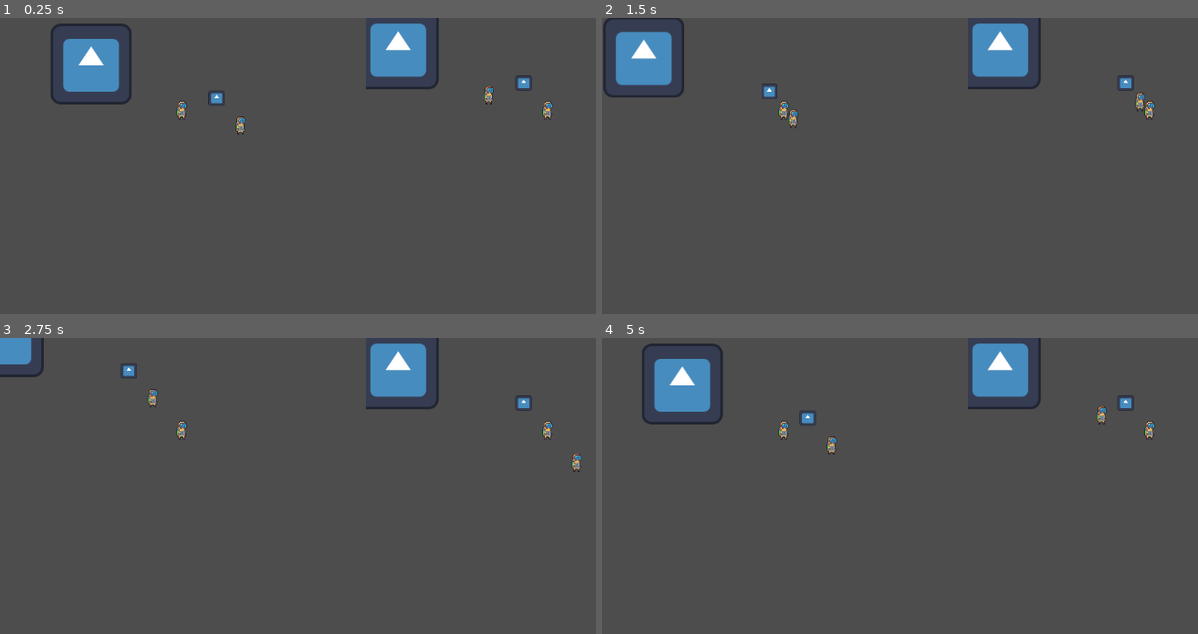
Above: before the commit, frames 1-4 (two rows, left to right).
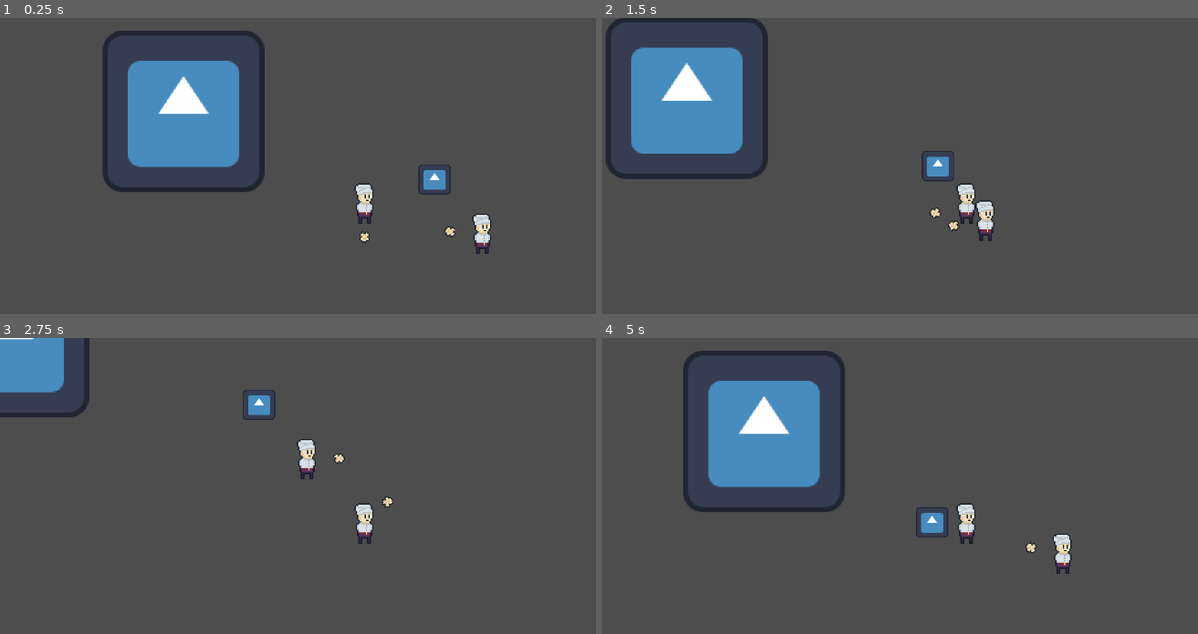
Above: after the commit, the same moments.

Repository: nonamecorn/romancce_macabre
Game: Godot game, scene res://game.tscn
The game is run twice, just before and just after one commit, with the same random seed, the same clock (stepped at 60 frames per second) and the same inputs. This scene is started directly instead of the project's main scene. The engine's default icon, where the game draws it, is replaced by a stand-in: a white triangle on a blue panel in a dark square.
Inputs (mouse positions are in pixels of both pictures, inside the frame that each line leads up to):
- Up to frame 1 (0.25 s): no input
- Up to frame 2 (1.5 s): tap Enter at 0.5 s; move the mouse to (1126, 201) at 0.52 s; hold D (p1_right) 0.53-1.28 s; right-click (1126, 201) at 0.6 s; move the mouse to (822, 242) at 1.27 s; hold S (p1_down) from 1.28 s (still down); click (822, 242) at 1.35 s
- Up to frame 3 (2.75 s): right-click (220, 562) at 1.55 s; move the mouse to (435, 453) at 2.02 s; release S (p1_down) at 2.03 s; hold D (p1_right) from 2.03 s (still down); right-click (435, 453) at 2.1 s
- Up to frame 4 (5 s): move the mouse to (929, 625) at 2.77 s; release D (p1_right) at 2.78 s; hold W (p1_up) 2.78-3.53 s; right-click (929, 625) at 2.85 s; move the mouse to (1186, 604) at 3.52 s; hold A (p1_left) from 3.53 s (still down); click (1186, 604) at 3.6 s; right-click (1186, 604) at 3.8 s; move the mouse to (745, 480) at 4.27 s; right-click (745, 480) at 4.35 s

The runs differ from the first frame. In frame 1, 14% of the frame differs, in the area x 8-93%, y 0-80%; in frame 2, 12%; in frame 3, 5.5%; in frame 4, 14%.

Commit message:
voleyball

Diff:
--- a/game.gd
+++ b/game.gd
@@ -14,6 +14,7 @@
 }
 
 func _ready() -> void:
+	Main.current_level = $GridContainer/SubViewportContainer2/SubViewport/map
 	players[2].viewport.world_2d = players[1].viewport.world_2d
 	for node in players.values():
 		var remote_trans := RemoteTransform2D.new()
--- a/game.tscn
+++ b/game.tscn
@@ -12,45 +12,36 @@
 anchor_bottom = 1.0
 grow_horizontal = 2
 grow_vertical = 2
-columns = 2
 
 [node name="SubViewportContainer2" type="SubViewportContainer" parent="GridContainer"]
 layout_mode = 2
 size_flags_horizontal = 3
 size_flags_vertical = 3
-stretch = true
 
 [node name="SubViewport" type="SubViewport" parent="GridContainer/SubViewportContainer2"]
+disable_3d = true
 handle_input_locally = false
-size = Vector2i(574, 322)
+canvas_item_default_texture_filter = 0
+size = Vector2i(1152, 648)
 render_target_update_mode = 4
 
 [node name="map" parent="GridContainer/SubViewportContainer2/SubViewport" instance=ExtResource("1_80nbo")]
 
 [node name="Camera2D" type="Camera2D" parent="GridContainer/SubViewportContainer2/SubViewport"]
+zoom = Vector2(2, 2)
 
 [node name="SubViewportContainer" type="SubViewportContainer" parent="GridContainer"]
+visible = false
 layout_mode = 2
 size_flags_horizontal = 3
 size_flags_vertical = 3
-stretch = true
 
 [node name="SubViewport" type="SubViewport" parent="GridContainer/SubViewportContainer"]
+disable_3d = true
 handle_input_locally = false
-size = Vector2i(574, 322)
-render_target_update_mode = 4
+canvas_item_default_texture_filter = 0
+size = Vector2i(2, 2)
+render_target_update_mode = 0
 
 [node name="Camera2D2" type="Camera2D" parent="GridContainer/SubViewportContainer/SubViewport"]
-
-[node name="SubViewportContainer3" type="SubViewportContainer" parent="GridContainer"]
-layout_mode = 2
-size_flags_horizontal = 3
-size_flags_vertical = 3
-stretch = true
-
-[node name="SubViewport" type="SubViewport" parent="GridContainer/SubViewportContainer3"]
-handle_input_locally = false
-size = Vector2i(574, 322)
-render_target_update_mode = 4
-
-[node name="Camera2D2" type="Camera2D" parent="GridContainer/SubViewportContainer3/SubViewport"]
+zoom = Vector2(2, 2)
--- a/lvls/map.tscn
+++ b/lvls/map.tscn
@@ -13,9 +13,9 @@
 position = Vector2(128, 45)
 texture = ExtResource("1_gh6g1")
 
-[node name="item" type="RigidBody2D" parent="."]
+[node name="item" type="RigidBody2D" parent="." groups=["pickable"]]
 position = Vector2(329, 96)
-collision_layer = 0
+collision_layer = 2
 collision_mask = 3
 gravity_scale = 0.0
 linear_damp = 10.412
--- a/obj/components/bodies/mother_body.tscn
+++ b/obj/components/bodies/mother_body.tscn
@@ -1,8 +1,7 @@
-[gd_scene load_steps=14 format=3 uid="uid://vxlnckbeqm4y"]
+[gd_scene load_steps=12 format=3 uid="uid://vxlnckbeqm4y"]
 
 [ext_resource type="Script" uid="uid://dlywsbpvsixtn" path="res://obj/components/fsm/StateMachine.gd" id="1_gc6wt"]
 [ext_resource type="Script" uid="uid://cntldoics62xl" path="res://obj/components/bodies/mother_body.gd" id="1_k7qum"]
-[ext_resource type="Texture2D" uid="uid://drcugmcqv7woo" path="res://img/bodies/player/Player.png" id="2_0qefb"]
 [ext_resource type="Script" uid="uid://clf3h2701i7ha" path="res://obj/components/bodies/hitbox.gd" id="4_bitvo"]
 [ext_resource type="Script" uid="uid://dxlhk6j41qrkb" path="res://obj/components/bodies/hand.gd" id="4_d2y0q"]
 [ext_resource type="Script" uid="uid://ca1364g8p6opd" path="res://obj/components/bodies/dead_state.gd" id="4_mhf4x"]
@@ -13,20 +12,7 @@
 radius = 5.0
 height = 18.0
 
-[sub_resource type="AtlasTexture" id="AtlasTexture_d2y0q"]
-atlas = ExtResource("2_0qefb")
-region = Rect2(0, 0, 32, 32)
-
 [sub_resource type="SpriteFrames" id="SpriteFrames_6onur"]
-animations = [{
-"frames": [{
-"duration": 1.0,
-"texture": SubResource("AtlasTexture_d2y0q")
-}],
-"loop": true,
-"name": &"default",
-"speed": 5.0
-}]
 
 [sub_resource type="CapsuleShape2D" id="CapsuleShape2D_x7ed4"]
 
--- a/obj/components/gunplay/mother_gun.tscn
+++ b/obj/components/gunplay/mother_gun.tscn
@@ -1,10 +1,8 @@
-[gd_scene load_steps=6 format=3 uid="uid://i4hybqdscpxl"]
+[gd_scene load_steps=4 format=3 uid="uid://i4hybqdscpxl"]
 
 [ext_resource type="Script" uid="uid://crm7pyrgmjy74" path="res://obj/components/gunplay/mother_gun.gd" id="1_ej2mt"]
-[ext_resource type="Texture2D" uid="uid://x3y7ptg8wqmg" path="res://img/weapons/AKM_anim.png" id="1_r86ty"]
 [ext_resource type="PackedScene" uid="uid://bs1w6vvok7e7h" path="res://obj/components/gunplay/bang.tscn" id="2_su81a"]
-[ext_resource type="Texture2D" uid="uid://cvbbdy33shxfd" path="res://img/weapons/AKM_mag.png" id="3_i8erx"]
-[ext_resource type="Texture2D" uid="uid://xr3dat5pn5n7" path="res://img/weapons/AKM_barrel.png" id="5_nl4wk"]
+[ext_resource type="Texture2D" uid="uid://etgg2wsfuorp" path="res://img/weapons/RayGun.png" id="3_h1nqt"]
 
 [node name="mother_gun" type="Node2D"]
 script = ExtResource("1_ej2mt")
@@ -25,13 +23,9 @@
 [node name="gun_container" type="Node2D" parent="."]
 position = Vector2(6, 0)
 
-[node name="AkmMag" type="Sprite2D" parent="gun_container"]
-position = Vector2(7, 3)
-texture = ExtResource("3_i8erx")
-
 [node name="gun_sprite" type="Sprite2D" parent="gun_container"]
-texture = ExtResource("1_r86ty")
-hframes = 6
+texture = ExtResource("3_h1nqt")
+hframes = 5
 
 [node name="POF" type="Marker2D" parent="gun_container"]
 position = Vector2(17, -1.5)
@@ -41,23 +35,5 @@
 position = Vector2(-5, -2)
 gizmo_extents = 5.0
 
-[node name="modules" type="Node2D" parent="gun_container"]
-
-[node name="MUZZLE" type="Marker2D" parent="gun_container/modules"]
-position = Vector2(17, -1)
-
-[node name="ATTACH" type="Marker2D" parent="gun_container/modules"]
-position = Vector2(5, 0)
-
-[node name="BARREL" type="Marker2D" parent="gun_container/modules"]
-
-[node name="AMMO" type="Node2D" parent="gun_container/modules"]
-
-[node name="BOLT" type="Node2D" parent="gun_container/modules"]
-
-[node name="AkmBarrel" type="Sprite2D" parent="gun_container/modules"]
-position = Vector2(16, 0)
-texture = ExtResource("5_nl4wk")
-
 [connection signal="timeout" from="reload" to="." method="_on_reload_timeout"]
 [connection signal="animation_finished" from="AnimationPlayer" to="." method="_on_animation_player_animation_finished"]
--- a/obj/components/gunplay/mother_melee.tscn
+++ b/obj/components/gunplay/mother_melee.tscn
@@ -2,7 +2,7 @@
 
 [ext_resource type="Script" uid="uid://034qa4y2c8wb" path="res://obj/components/gunplay/mother_melee.gd" id="1_gqmvd"]
 [ext_resource type="PackedScene" uid="uid://bs1w6vvok7e7h" path="res://obj/components/gunplay/bang.tscn" id="2_ssyjj"]
-[ext_resource type="Texture2D" uid="uid://x3y7ptg8wqmg" path="res://img/weapons/AKM_anim.png" id="3_rwnw8"]
+[ext_resource type="Texture2D" uid="uid://b1dns23fsd240" path="res://icon.svg" id="3_ehmtg"]
 
 [sub_resource type="Animation" id="Animation_ssyjj"]
 length = 0.001
@@ -87,7 +87,8 @@
 [node name="melee_sprite" type="Sprite2D" parent="melee_container"]
 position = Vector2(-4, -14)
 rotation = 1.48004
-texture = ExtResource("3_rwnw8")
+scale = Vector2(0.245, 0.245)
+texture = ExtResource("3_ehmtg")
 hframes = 6
 
 [connection signal="animation_finished" from="AnimationPlayer" to="." method="_on_animation_player_animation_finished"]
--- a/obj/entity/player.tscn
+++ b/obj/entity/player.tscn
@@ -1,13 +1,36 @@
-[gd_scene load_steps=5 format=3 uid="uid://bcq71yyj1gyux"]
+[gd_scene load_steps=11 format=3 uid="uid://bcq71yyj1gyux"]
 
 [ext_resource type="PackedScene" uid="uid://vxlnckbeqm4y" path="res://obj/components/bodies/mother_body.tscn" id="1_swto2"]
 [ext_resource type="Script" uid="uid://dbkti2uu350y8" path="res://obj/entity/player.gd" id="2_em4cg"]
 [ext_resource type="Resource" uid="uid://b6o1mgng34wcv" path="res://res/p1controls.tres" id="3_go1b0"]
 [ext_resource type="Script" uid="uid://b6xe7045h0k1s" path="res://obj/entity/walk_state.gd" id="3_jlet0"]
+[ext_resource type="Texture2D" uid="uid://b1ywcahoifejc" path="res://img/bodies/player/Oguzok.png" id="4_ic86b"]
+[ext_resource type="Texture2D" uid="uid://d1f5gn7ekgta4" path="res://img/weapons/Popcorn.png" id="6_ddxsi"]
+[ext_resource type="Script" uid="uid://d4dpyp5mxmeq8" path="res://obj/entity/playerhand.gd" id="6_yeeoh"]
+
+[sub_resource type="AtlasTexture" id="AtlasTexture_ddxsi"]
+atlas = ExtResource("4_ic86b")
+region = Rect2(0, 0, 32, 32)
+
+[sub_resource type="SpriteFrames" id="SpriteFrames_yeeoh"]
+animations = [{
+"frames": [{
+"duration": 1.0,
+"texture": SubResource("AtlasTexture_ddxsi")
+}],
+"loop": true,
+"name": &"default",
+"speed": 5.0
+}]
+
+[sub_resource type="CircleShape2D" id="CircleShape2D_ddxsi"]
 
 [node name="Player" instance=ExtResource("1_swto2")]
 script = ExtResource("2_em4cg")
 moveset = ExtResource("3_go1b0")
+
+[node name="BodySprite" parent="." index="1"]
+sprite_frames = SubResource("SpriteFrames_yeeoh")
 
 [node name="FSM" parent="." index="2" node_paths=PackedStringArray("initial_state")]
 initial_state = NodePath("Walk")
@@ -15,3 +38,21 @@
 [node name="Walk" type="Node" parent="FSM" index="2" node_paths=PackedStringArray("player")]
 script = ExtResource("3_jlet0")
 player = NodePath("../..")
+
+[node name="Hand" parent="." index="4" node_paths=PackedStringArray("player")]
+script = ExtResource("6_yeeoh")
+player = NodePath("..")
+throw_force = 1000
+
+[node name="Handmarker" parent="Hand" index="0"]
+position = Vector2(25, 0)
+
+[node name="Sprite2D" type="Sprite2D" parent="Hand/Handmarker" index="0"]
+texture = ExtResource("6_ddxsi")
+
+[node name="Area2D" type="Area2D" parent="Hand/Handmarker" index="1"]
+collision_layer = 0
+collision_mask = 2
+
+[node name="CollisionShape2D" type="CollisionShape2D" parent="Hand/Handmarker/Area2D" index="0"]
+shape = SubResource("CircleShape2D_ddxsi")
--- /dev/null
+++ b/obj/entity/playerhand.gd
@@ -0,0 +1,34 @@
+extends EntityHand
+
+@export var player : CharacterBody2D
+
+@export var throw_force = 1000
+var has_item = false
+var item : RigidBody2D
+
+func _process(delta: float) -> void:
+	super(delta)
+	if Input.is_action_just_pressed(player.moveset.pick):
+		#print("dsgsf")
+		if !has_item:
+			pick_up()
+		else:
+			throw()
+
+func throw():
+	#Main.current_level get_tree().current_scene
+	item.reparent(Main.current_level)
+	item.freeze = false
+	item.apply_impulse(($Handmarker.global_position - global_position).normalized() * throw_force)
+	item = null
+	has_item = false
+
+func pick_up():
+	for body in $Handmarker/Area2D.get_overlapping_bodies():
+		if body.is_in_group("pickable"):
+			has_item = true
+			body.freeze = true
+			body.global_position = $Handmarker.global_position
+			body.reparent($Handmarker)
+			item = body
+			return
--- a/other/main.gd
+++ b/other/main.gd
@@ -1,19 +1,3 @@
 extends Node
-signal inventory_changed
 
-var inventory : Dictionary = {
-	"items": [],
-	"gun" : [],
-	"helmet": null,
-	"bodyarmor": null,
-}
-
-func deal_with_this_shit(item:Item,address:String) -> void:
-	if item:
-		pass
-	inventory[address] = item
-	inventory_changed.emit(inventory)
-
-func clear_address(address:String):
-	inventory[address] = null
-	inventory_changed.emit(inventory)
+var current_level : Node2D
--- a/project.godot
+++ b/project.godot
@@ -14,6 +14,14 @@
 run/main_scene="uid://bmnwh28jj06kj"
 config/features=PackedStringArray("4.5", "GL Compatibility")
 config/icon="res://icon.svg"
+
+[autoload]
+
+Main="*res://other/main.gd"
+
+[global_group]
+
+pickable=""
 
 [input]
 
--- a/res_scripts/PlayerControls.gd
+++ b/res_scripts/PlayerControls.gd
@@ -7,3 +7,4 @@
 @export var right : String = "p1_right"
 @export var up : String = "p1_up"
 @export var down : String = "p1_down"
+@export var pick : String = "r_click"
Binary file added: img/bodies/enemies/Corn.png
Not shown, changed: img/bodies/enemies/Corn.png.import
Binary file added: img/bodies/player/Oguzok.png
Not shown, changed: img/bodies/player/Oguzok.png.import
Binary file removed: img/levels/DGSceiling.png
Binary file removed: img/levels/concrete_plates.png
Binary file removed: img/levels/concreteandmetal.png
Not shown, removed: img/levels/concreteandmetal.png.import
Binary file removed: img/levels/custom_floor_mask1.png
Binary file removed: img/levels/floor_tiles.png
Binary file removed: img/levels/wall.png
Not shown, removed: img/levels/wall.png.import
(and 12 more such lines)
